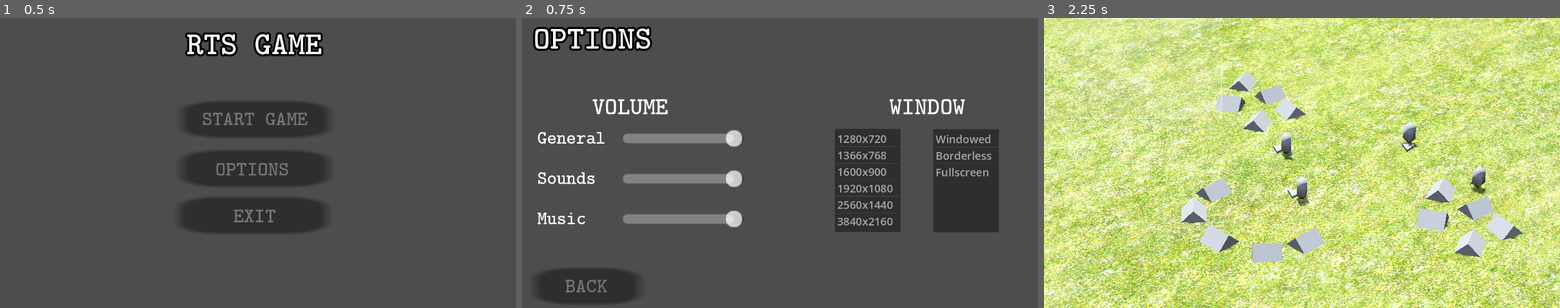
Above: before the commit, frames 1-3 (left to right).
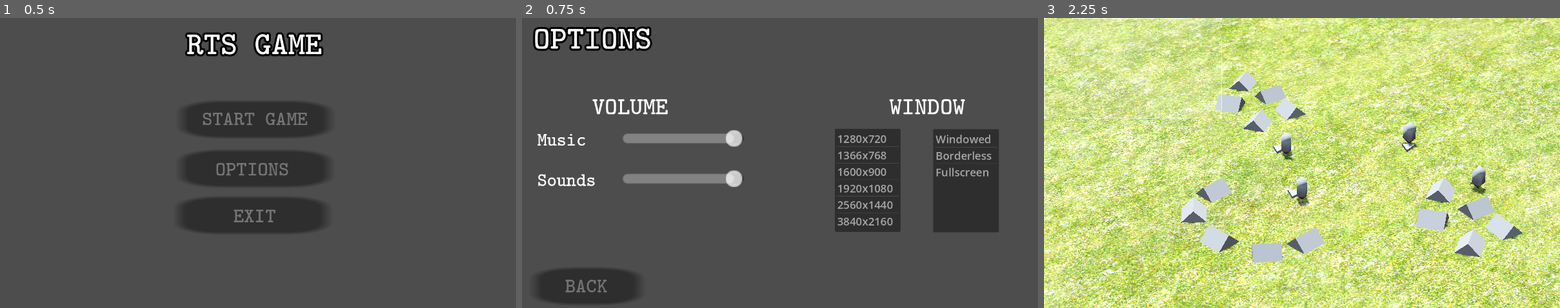
Above: after the commit, the same moments.

Repository: HansKnolle08/RTSGame
Game: Godot game, scene res://scenes/menus/home_menu.tscn
The game is run twice, just before and just after one commit, with the same random seed, the same clock (stepped at 60 frames per second) and the same inputs.
Inputs (mouse positions are in pixels of both pictures, inside the frame that each line leads up to):
- Up to frame 1 (0.5 s): no input
- Up to frame 2 (0.75 s): click (774, 168) at 0.5 s
- Up to frame 3 (2.25 s): click (1111, 284) at 1.25 s; click (1302, 119) at 2 s

Frame 1 is identical in both runs. In frame 2, 1.5% of the frame differs, in the area x 3-43%, y 39-73%; in frame 3, nothing differs.

Commit message:
Removed General volume slider and improved the music manager. Now using seperate audio buses

Diff:
--- /dev/null
+++ b/assets/aud/rts_game_bus_layout.tres
@@ -0,0 +1,15 @@
+[gd_resource type="AudioBusLayout" format=3 uid="uid://bub20iyken1lu"]
+
+[resource]
+bus/1/name = &"Music"
+bus/1/solo = false
+bus/1/mute = false
+bus/1/bypass_fx = false
+bus/1/volume_db = 0.0
+bus/1/send = &"Master"
+bus/2/name = &"SFX"
+bus/2/solo = false
+bus/2/mute = false
+bus/2/bypass_fx = false
+bus/2/volume_db = 0.0
+bus/2/send = &"Master"
--- a/project.godot
+++ b/project.godot
@@ -14,6 +14,10 @@
 run/main_scene="uid://wxtq4i5ktg7o"
 config/features=PackedStringArray("4.6", "Forward Plus")
 config/icon="res://assets/img/icon.svg"
+
+[audio]
+
+buses/default_bus_layout="uid://bub20iyken1lu"
 
 [autoload]
 
--- a/scenes/menus/options_menu.tscn
+++ b/scenes/menus/options_menu.tscn
@@ -68,59 +68,40 @@
 text = "VOLUME"
 label_settings = SubResource("LabelSettings_3aff8")
 
-[node name="GeneralVolumeSlider" type="HSlider" parent="VolumeSlider" unique_id=78301277]
-offset_left = 250.0
-offset_top = 275.0
-offset_right = 350.0
-offset_bottom = 291.0
-scale = Vector2(3, 3)
-max_value = 1.0
-step = 0.1
-value = 1.0
-
-[node name="GeneralVolumeSliderLabel" type="Label" parent="VolumeSlider" unique_id=1376065951]
-offset_left = 38.0
-offset_top = 270.0
-offset_right = 190.0
-offset_bottom = 325.0
-theme_override_font_sizes/font_size = 40
-text = "General"
-label_settings = SubResource("LabelSettings_7rumi")
-
 [node name="SFXVolumeSilder" type="HSlider" parent="VolumeSlider" unique_id=733157055]
 offset_left = 250.0
 offset_top = 375.0
 offset_right = 350.0
 offset_bottom = 391.0
 scale = Vector2(3, 3)
-max_value = 1.0
+max_value = 2.0
 step = 0.1
-value = 1.0
+value = 2.0
 
 [node name="SFXVolumeSilderLabel" type="Label" parent="VolumeSlider" unique_id=1078267878]
 offset_left = 38.0
-offset_top = 370.0
+offset_top = 375.0
 offset_right = 190.0
-offset_bottom = 425.0
+offset_bottom = 437.0
 theme_override_font_sizes/font_size = 40
 text = "Sounds"
 label_settings = SubResource("LabelSettings_7rumi")
 
 [node name="MusicVolumeSlider" type="HSlider" parent="VolumeSlider" unique_id=1838310539]
 offset_left = 250.0
-offset_top = 475.0
+offset_top = 275.0
 offset_right = 350.0
-offset_bottom = 491.0
+offset_bottom = 291.0
 scale = Vector2(3, 3)
-max_value = 1.0
+max_value = 2.0
 step = 0.1
-value = 1.0
+value = 2.0
 
 [node name="MusicVolumeSliderLabel" type="Label" parent="VolumeSlider" unique_id=1580364135]
 offset_left = 38.0
-offset_top = 470.0
-offset_right = 154.0
-offset_bottom = 525.0
+offset_top = 275.0
+offset_right = 159.0
+offset_bottom = 337.0
 theme_override_font_sizes/font_size = 40
 text = "Music"
 label_settings = SubResource("LabelSettings_7rumi")
@@ -163,7 +144,6 @@
 item_2/text = "Fullscreen"
 
 [connection signal="pressed" from="BackButton/BackButton" to="." method="_on_back_button_pressed"]
-[connection signal="value_changed" from="VolumeSlider/GeneralVolumeSlider" to="." method="_on_general_volume_changed"]
 [connection signal="value_changed" from="VolumeSlider/SFXVolumeSilder" to="." method="_on_sfx_volume_changed"]
 [connection signal="value_changed" from="VolumeSlider/MusicVolumeSlider" to="." method="_on_music_volume_changed"]
 [connection signal="item_selected" from="WindowSettings/ResolutionList" to="." method="_on_resolution_list_item_selected"]
--- a/scripts/global/global_music_manager.gd
+++ b/scripts/global/global_music_manager.gd
@@ -6,16 +6,35 @@
 
 ## public vars
 var music_player: AudioStreamPlayer
+var sfx_player: AudioStreamPlayer
+
+const MUSIC_BUS := "Music"
+const SFX_BUS := "SFX"
+
 
 ## Built-In _ready() is called on startup
 func _ready() -> void:
 	music_player = AudioStreamPlayer.new()
+	music_player.bus = MUSIC_BUS
 	add_child(music_player)
 
-## public methods
+	sfx_player = AudioStreamPlayer.new()
+	sfx_player.bus = SFX_BUS
+	add_child(sfx_player)
+
+	_apply_music_volume()
+	_apply_sfx_volume()
+
+## =========================
+## PUBLIC METHODS
+## =========================
+
 func play_music(path: String, use_fallback: bool = false) -> void:
 	var final_path := path
-	var fallback_path := path.replace(Globals.OST_COPYRIGHT_DIR, Globals.OST_FALLBACK_DIR)
+	var fallback_path := path.replace(
+		Globals.OST_COPYRIGHT_DIR,
+		Globals.OST_FALLBACK_DIR
+	)
 
 	if use_fallback:
 		final_path = fallback_path
@@ -34,6 +53,7 @@
 		return
 
 	var new_stream = load(final_path)
+
 	if new_stream == null or not new_stream is AudioStream:
 		push_warning("Invalid audio resource: " + final_path)
 		music_player.stop()
@@ -44,8 +64,6 @@
 
 	music_player.stream = new_stream
 	music_player.play()
-	_apply_volume()
-
 
 func stop_music(fade_time: float = 1.0) -> void:
 	if not music_player.playing:
@@ -57,25 +75,51 @@
 	await tween.finished
 	music_player.stop()
 
-func set_volume(music_volume: float) -> void:
-	Globals.volume_music = music_volume
-	_apply_volume()
+	_apply_music_volume()
 
-func distinct_music_loader(path: String, volume: float, fade_time: float) -> void:
-	await stop_music(fade_time)
+func set_music_volume(value: float) -> void:
+	Globals.volume_music = value
+	_apply_music_volume()
 
-	Globals.volume_music = volume
-	play_music(path)
+func set_sfx_volume(value: float) -> void:
+	Globals.volume_sfx = value
+	_apply_sfx_volume()
 
-func music_loader(path: String, volume: float) -> void:
-	Globals.volume_music = volume
-	play_music(path)
+func play_sfx(path: String) -> void:
+	if not ResourceLoader.exists(path):
+		push_warning("SFX not found: " + path)
+		return
 
-## private methods
-func _apply_volume() -> void:
-	var effective := Globals.volume_general * Globals.volume_music
+	var stream = load(path)
+	if stream == null or not stream is AudioStream:
+		push_warning("Invalid SFX resource: " + path)
+		return
 
-	if effective <= 0.0:
-		music_player.volume_db = -80
+	sfx_player.stream = stream
+	sfx_player.play()
+
+
+## =========================
+## PRIVATE METHODS
+## ========================
+func _apply_music_volume() -> void:
+	var bus_index = AudioServer.get_bus_index(MUSIC_BUS)
+
+	if Globals.volume_music <= 0.0:
+		AudioServer.set_bus_volume_db(bus_index, -80)
 	else:
-		music_player.volume_db = linear_to_db(effective)
+		AudioServer.set_bus_volume_db(
+			bus_index,
+			linear_to_db(Globals.volume_music)
+		)
+
+func _apply_sfx_volume() -> void:
+	var bus_index = AudioServer.get_bus_index(SFX_BUS)
+
+	if Globals.volume_sfx <= 0.0:
+		AudioServer.set_bus_volume_db(bus_index, -80)
+	else:
+		AudioServer.set_bus_volume_db(
+			bus_index,
+			linear_to_db(Globals.volume_sfx)
+		)
--- a/scripts/globals.gd
+++ b/scripts/globals.gd
@@ -4,13 +4,15 @@
 
 extends Node
 
-#consts
+## consts
 const BASE_NAME: String = "RTS Game"
 const VERSION: String = "0.3.3.alpha.windows"
 const GAME_NAME: String = BASE_NAME + " " + "("+ VERSION +")"
 
 const OST_COPYRIGHT_DIR := "/copyright/"
 const OST_FALLBACK_DIR := "/fallback/"
+
+const SETTINGS_PATH := "user://settings.cfg"
 
 const RESOLUTIONS: Dictionary = {
 	0: "1280x720",
@@ -26,10 +28,35 @@
 	2: "Fullscreen"
 }
 
-# public vars
-var volume_general: float = 1.0
-var volume_sfx: float = 1.0
-var volume_music: float = 1.0
+## public vars
+var volume_sfx: float = 2.0
+var volume_music: float = 2.0
 
 var current_window_mode: String = WINDOW_MODES[0]
 var current_resolution: String = RESOLUTIONS[0]
+
+## Built-In _ready() is called on startup
+func _ready() -> void:
+	load_settings()
+
+## public methods
+func save_settings() -> void:
+	var config = ConfigFile.new()
+
+	config.set_value("audio", "volume_music", volume_music)
+	config.set_value("audio", "volume_sfx", volume_sfx)
+
+	var err = config.save(SETTINGS_PATH)
+	if err != OK:
+		push_error("Failed to save settings!")
+
+func load_settings() -> void:
+	var config = ConfigFile.new()
+
+	var err = config.load(SETTINGS_PATH)
+	if err != OK:
+		print("Settings file not found. Using defaults.")
+		return
+
+	volume_music = config.get_value("audio", "volume_music", 1.0)
+	volume_sfx = config.get_value("audio", "volume_sfx", 1.0)
--- a/scripts/main/main.gd
+++ b/scripts/main/main.gd
@@ -7,7 +7,8 @@
 ## Built-In _ready() is called on startup
 func _ready() -> void:
 	Input.set_mouse_mode(Input.MOUSE_MODE_CONFINED)
-	GlobalMusicManager.distinct_music_loader("res://assets/aud/ost/copyright/ground_theme_1.ogg",  Globals.volume_general * Globals.volume_music, 1.0)
+	#GlobalMusicManager.stop_music()
+	GlobalMusicManager.play_music("res://assets/aud/ost/copyright/ground_theme_1.ogg")
 
 ## Built-In _process() is called on every frame
 func _process(_delta: float) -> void:
--- a/scripts/menus/home_menu.gd
+++ b/scripts/menus/home_menu.gd
@@ -14,7 +14,7 @@
 ## Built-In _ready() is called on startup
 func _ready() -> void:
 	_set_window_title()
-	GlobalMusicManager.music_loader("res://assets/aud/ost/copyright/menu_theme_1.ogg", Globals.volume_general * Globals.volume_music)
+	GlobalMusicManager.play_music("res://assets/aud/ost/copyright/menu_theme_1.ogg")
 
 ## Built-In _process() is called on every frame
 func _process(_delta: float) -> void:
--- a/scripts/menus/options_menu.gd
+++ b/scripts/menus/options_menu.gd
@@ -13,7 +13,6 @@
 
 ## Built-In _ready() is called on startup
 func _ready() -> void:
-	$VolumeSlider/GeneralVolumeSlider.value = Globals.volume_general
 	$VolumeSlider/SFXVolumeSilder.value = Globals.volume_sfx
 	$VolumeSlider/MusicVolumeSlider.value = Globals.volume_music
 
@@ -35,13 +34,12 @@
 	Globals.current_window_mode = Globals.WINDOW_MODES[index]
 	print("Neuer Window_Mode:", Globals.current_window_mode)
 
-func _on_general_volume_changed(value: float) -> void:
-	Globals.volume_general = value
-	GlobalMusicManager.set_volume(Globals.volume_general)
-
 func _on_sfx_volume_changed(value: float) -> void:
 	Globals.volume_sfx = value
+	Globals.save_settings()
+	GlobalMusicManager.set_sfx_volume(Globals.volume_sfx)
 
 func _on_music_volume_changed(value: float) -> void:
 	Globals.volume_music = value
-	GlobalMusicManager.set_volume(Globals.volume_music)
+	Globals.save_settings()
+	GlobalMusicManager.set_music_volume(Globals.volume_music)
